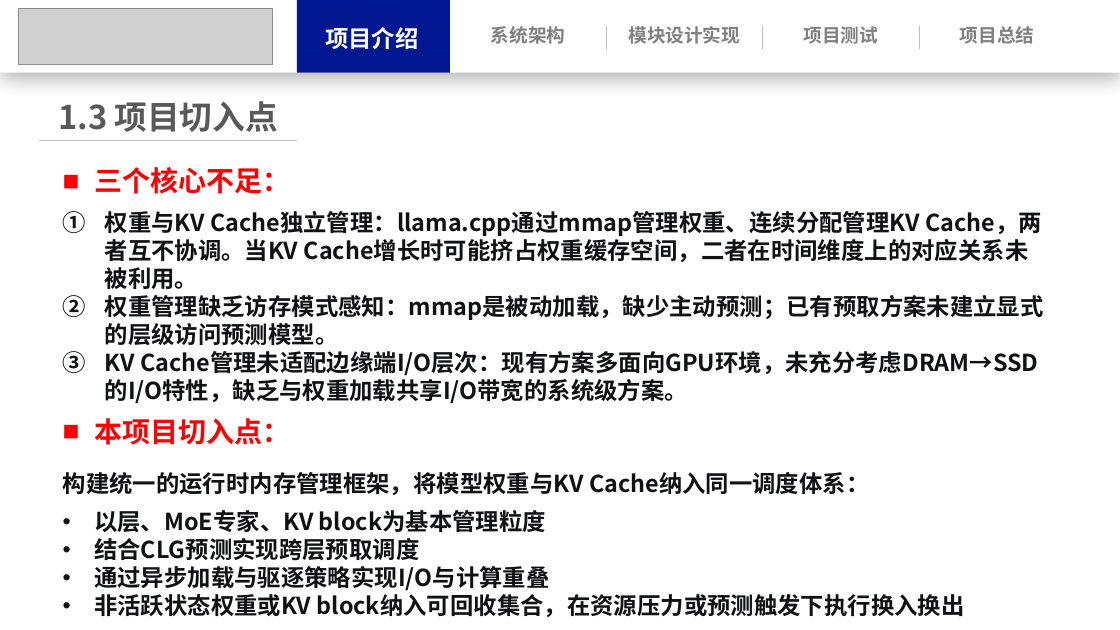
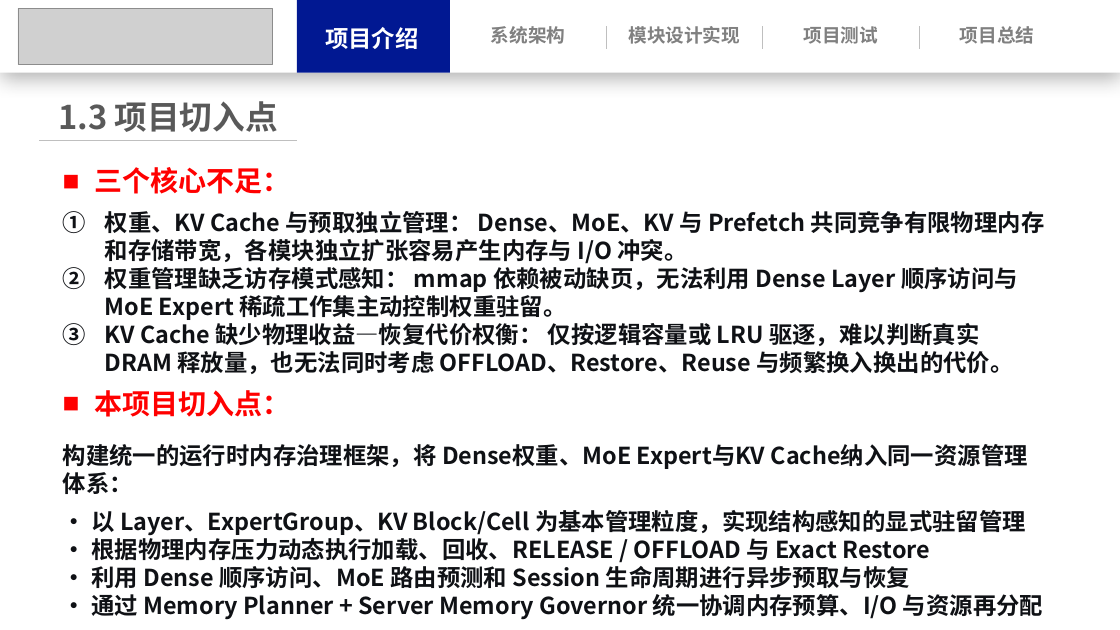
Before and after one commit to Leslie-1341/llama.cpp, a slide deck: slide 10 of docs/操作系统功能赛.pptx. Drawn at 1120x630 pixels with LibreOffice and Linux fonts; fonts in the diff are those of the drawing; grey boxes stand for pictures. Boxes give left, top, right and bottom in pixels: in the first picture for what was removed or moved away, otherwise in the second. Text is boxed around its words. In the diff, an @@ line names an element or a change of style, - is before the commit and + after.

```diff
--- a/docs/操作系统功能赛.pptx
+++ b/docs/操作系统功能赛.pptx
@@ text at (x1=105, y1=211, x2=1045, y2=374): text changed @@
-1. 权重与KV Cache独立管理：llama.cpp通过mmap管理权重、连续分配管理KV Cache，两者互不协调。当KV Cache增长时可能挤占权重缓存空间，二者在时间维度上的对应关系未被利用。
-2. 权重管理缺乏访存模式感知：mmap是被动加载，缺少主动预测；已有预取方案未建立显式的层级访问预测模型。
-3. KV Cache管理未适配边缘端I/O层次：现有方案多面向GPU环境，未充分考虑DRAM→SSD的I/O特性，缺乏与权重加载共享I/O带宽的系统级方案。
+1. 权重、KV Cache 与预取独立管理： Dense、MoE、KV 与 Prefetch 共同竞争有限物理内存和存储带宽，各模块独立扩张容易产生内存与 I/O 冲突。
+2. 权重管理缺乏访存模式感知： mmap 依赖被动缺页，无法利用 Dense Layer 顺序访问与 MoE Expert 稀疏工作集主动控制权重驻留。
+3. KV Cache 缺少物理收益—恢复代价权衡： 仅按逻辑容量或 LRU 驱逐，难以判断真实 DRAM 释放量，也无法同时考虑 OFFLOAD、Restore、Reuse 与频繁换入换出的代价。
@@ text at (x1=63, y1=444, x2=1043, y2=616): text changed @@
-构建统一的运行时内存管理框架，将模型权重与KV Cache纳入同一调度体系：
-• 以层、MoE专家、KV block为基本管理粒度
-• 结合CLG预测实现跨层预取调度
-• 通过异步加载与驱逐策略实现I/O与计算重叠
-• 非活跃状态权重或KV block纳入可回收集合，在资源压力或预测触发下执行换入换出
+构建统一的运行时内存治理框架，将 Dense权重、MoE Expert与KV Cache纳入同一资源管理体系：
+• 以 Layer、ExpertGroup、KV Block/Cell 为基本管理粒度，实现结构感知的显式驻留管理
+• 根据物理内存压力动态执行加载、回收、RELEASE / OFFLOAD 与 Exact Restore
+• 利用 Dense 顺序访问、MoE 路由预测和 Session 生命周期进行异步预取与恢复
+• 通过 Memory Planner + Server Memory Governor 统一协调内存预算、I/O 与资源再分配
```
Also in this commit, not shown: 22 other slides changed, 7 slides added, 5 slides removed, 30 other files.
